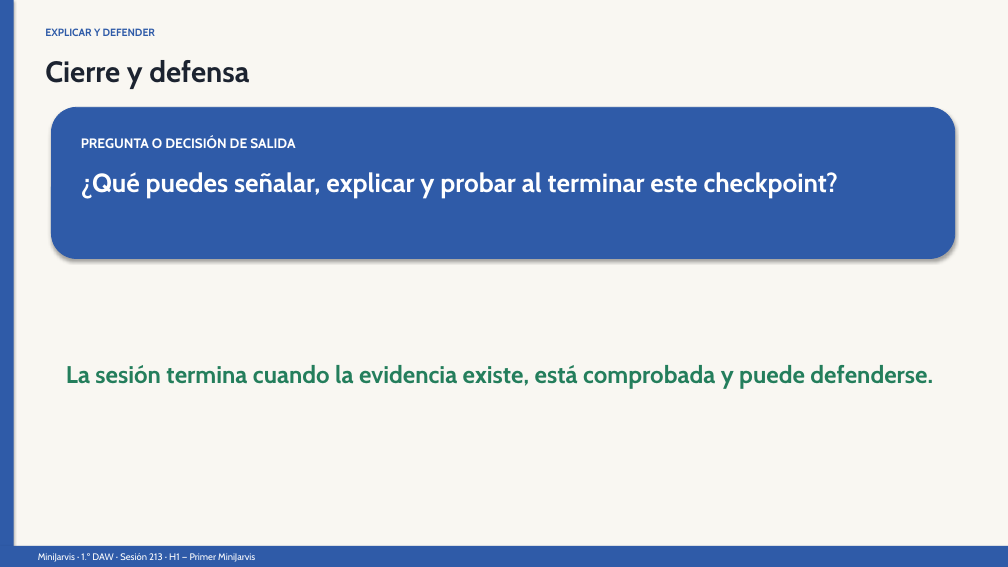
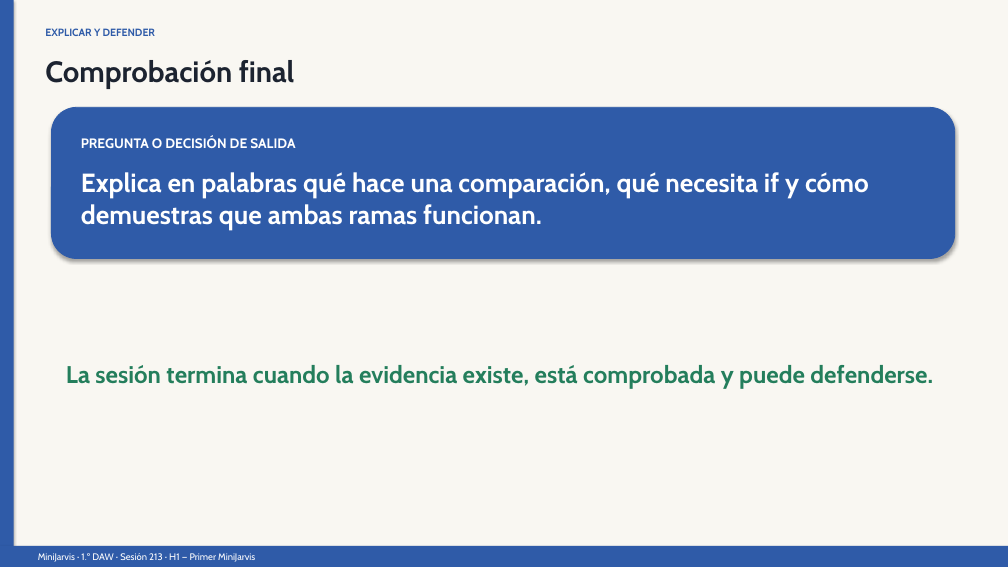
Before and after one commit to llombardero/curso-26-27, a slide deck: slide 10 of 02-PROFESORADO/03-PRESENTACIONES/POR-SESION/h1/S213-limpieza-nombres-claros-y-simplicidad-presentacion.pptx (slide 9 before the commit). Drawn at 1008x567 pixels with LibreOffice and Linux fonts; fonts in the diff are those of the drawing. Boxes give left, top, right and bottom in pixels: in the first picture for what was removed or moved away, otherwise in the second. Text is boxed around its words. In the diff, an @@ line names an element or a change of style, - is before the commit and + after.

```diff
--- a/02-PROFESORADO/03-PRESENTACIONES/POR-SESION/h1/S213-limpieza-nombres-claros-y-simplicidad-presentacion.pptx
+++ b/02-PROFESORADO/03-PRESENTACIONES/POR-SESION/h1/S213-limpieza-nombres-claros-y-simplicidad-presentacion.pptx
@@ text at [45, 60, 295, 89]: text changed @@
-Cierre y defensa
+Comprobación final
@@ text at [81, 172, 869, 230]: text changed @@
-¿Qué puedes señalar, explicar y probar al terminar este checkpoint?
+Explica en palabras qué hace una comparación, qué necesita if y cómo demuestras que ambas ramas funcionan.
```
Also in this commit, not shown: 3 other slides changed, 7 slides added, 5 slides removed, 41 other files.
